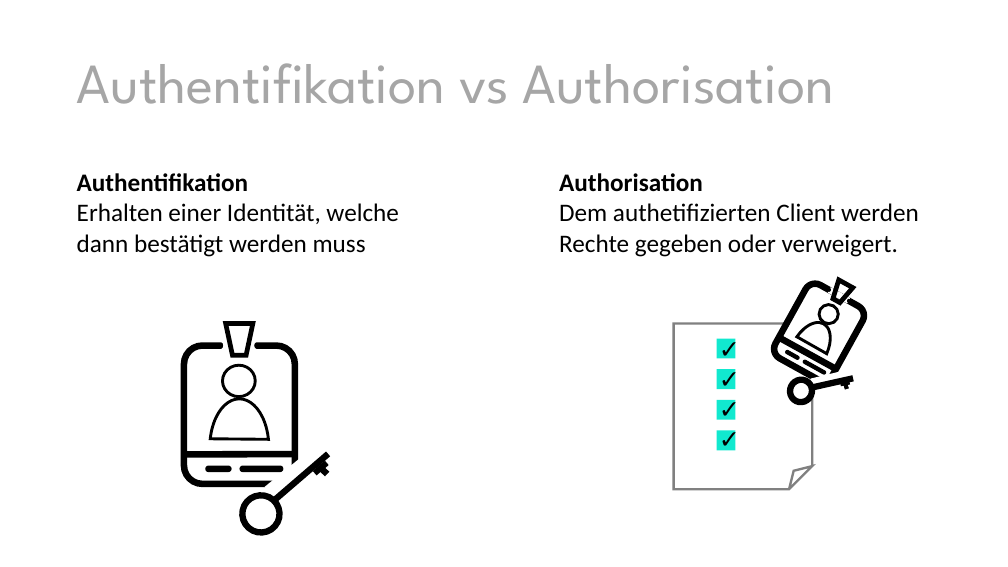
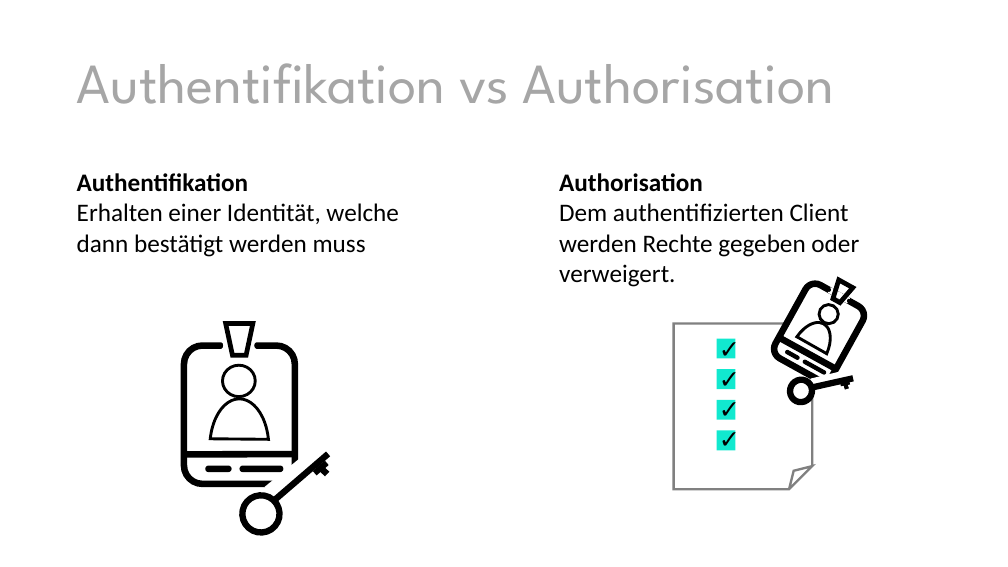
Before and after one commit to ppedvAG/WebformsKurs, a slide deck: slide 6 of 13SecureWebForms.pptx. Drawn at 1008x567 pixels with LibreOffice and Linux fonts; fonts in the diff are those of the drawing. Boxes give left, top, right and bottom in pixels: in the first picture for what was removed or moved away, otherwise in the second. Text is boxed around its words. In the diff, an @@ line names an element or a change of style, - is before the commit and + after.

```diff
--- a/13SecureWebForms.pptx
+++ b/13SecureWebForms.pptx
@@ text at box(559, 173, 859, 287): text changed @@
-Authorisation
-Dem authetifizierten Client werden Rechte gegeben oder verweigert.
+Authorisation
+Dem authentifizierten Client werden Rechte gegeben oder verweigert.
```
Also in this commit, not shown: 3 slides added, 8 other files.
